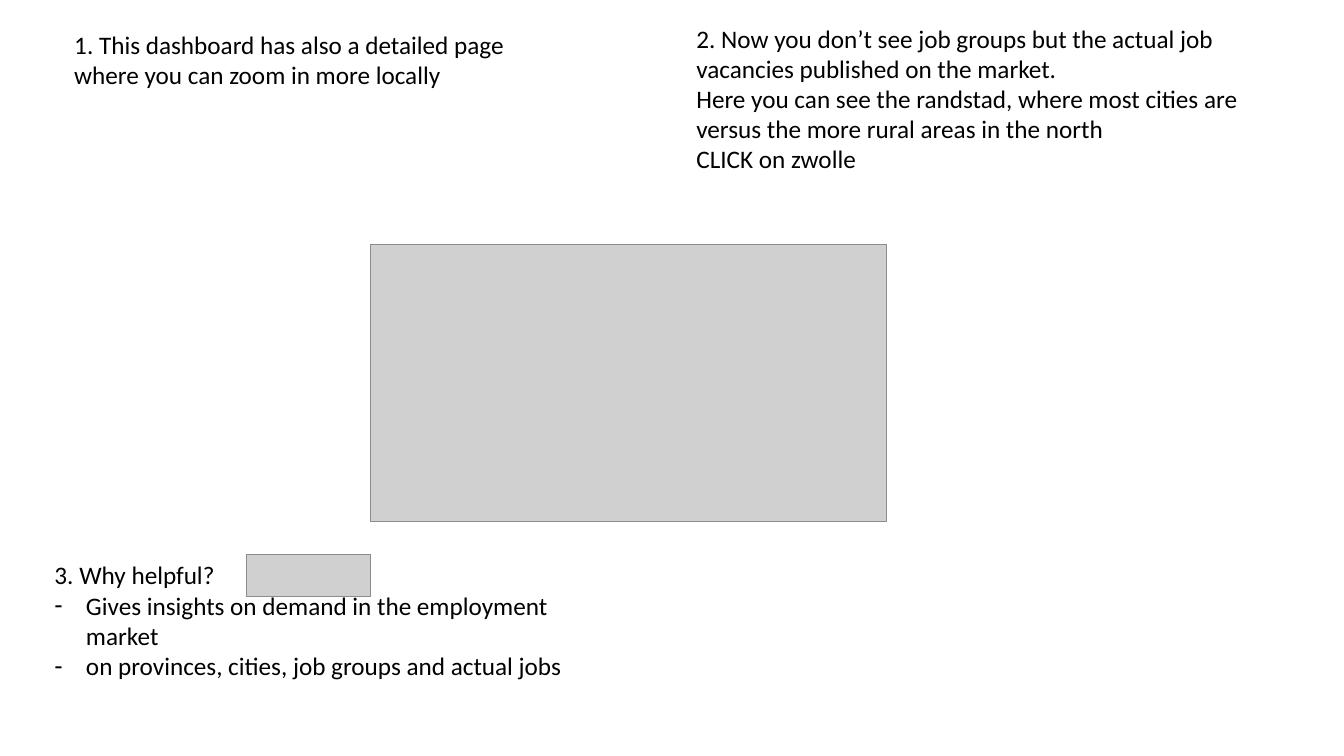
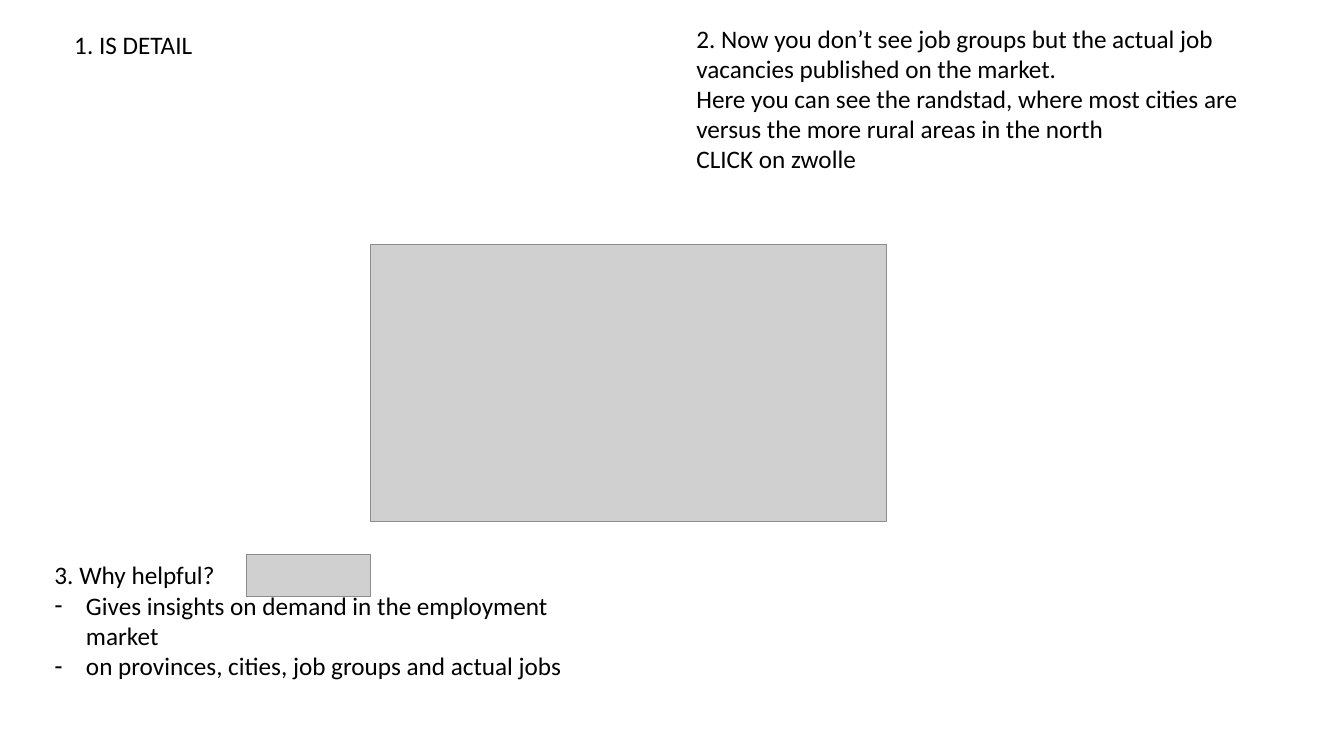
Before and after one commit to renejansen-in/employment.NL, a slide deck: slide 2 of ppt/Presentation2.pptx. Drawn at 1344x756 pixels with LibreOffice and Linux fonts; fonts in the diff are those of the drawing; grey boxes stand for pictures. Boxes give left, top, right and bottom in pixels: in the first picture for what was removed or moved away, otherwise in the second. Text is boxed around its words. In the diff, an @@ line names an element or a change of style, - is before the commit and + after.

```diff
--- a/ppt/Presentation2.pptx
+++ b/ppt/Presentation2.pptx
@@ text at (74,37,193,54): text changed @@
-1. This dashboard has also a detailed page where you can zoom in more locally
+1. IS DETAIL
```
Also in this commit, not shown: 2 other slides changed, 5 other files.
